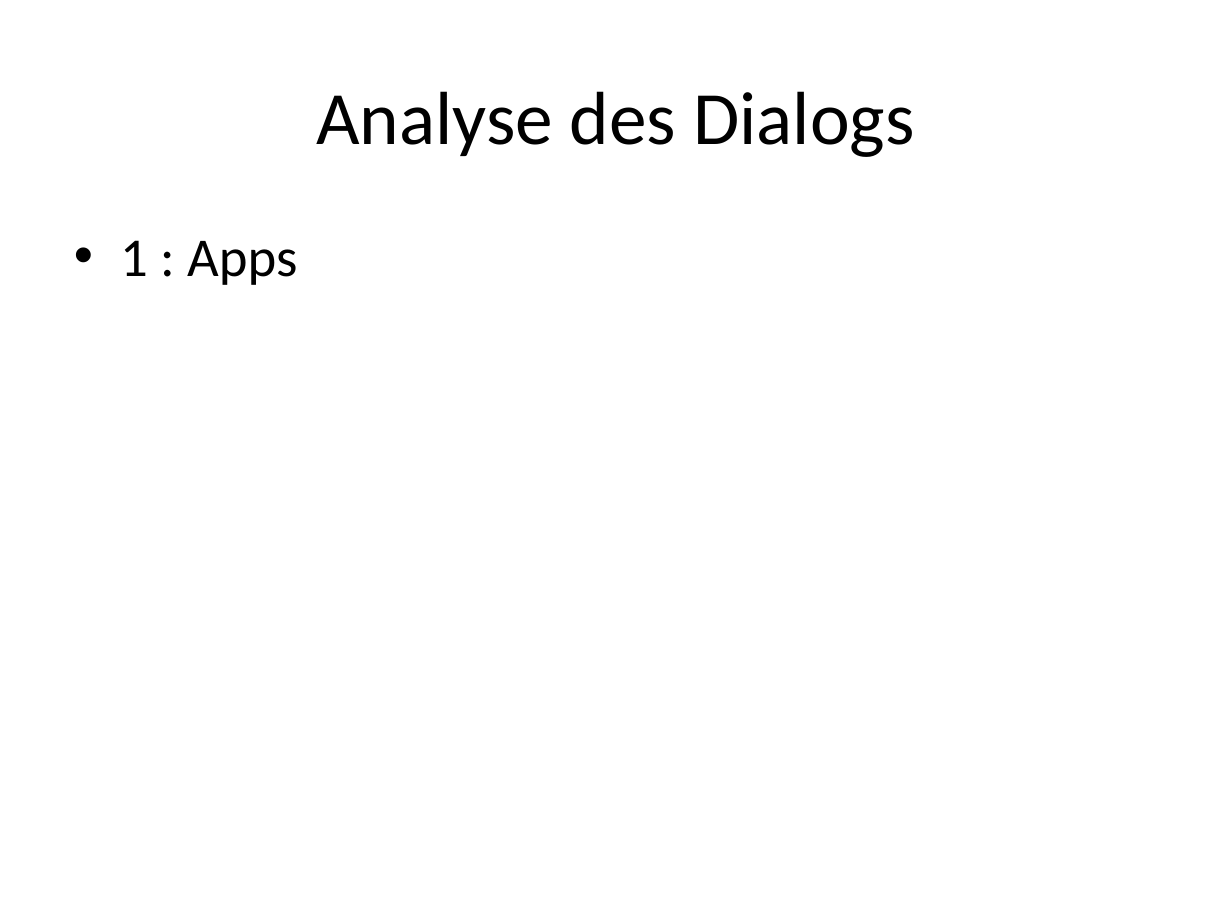
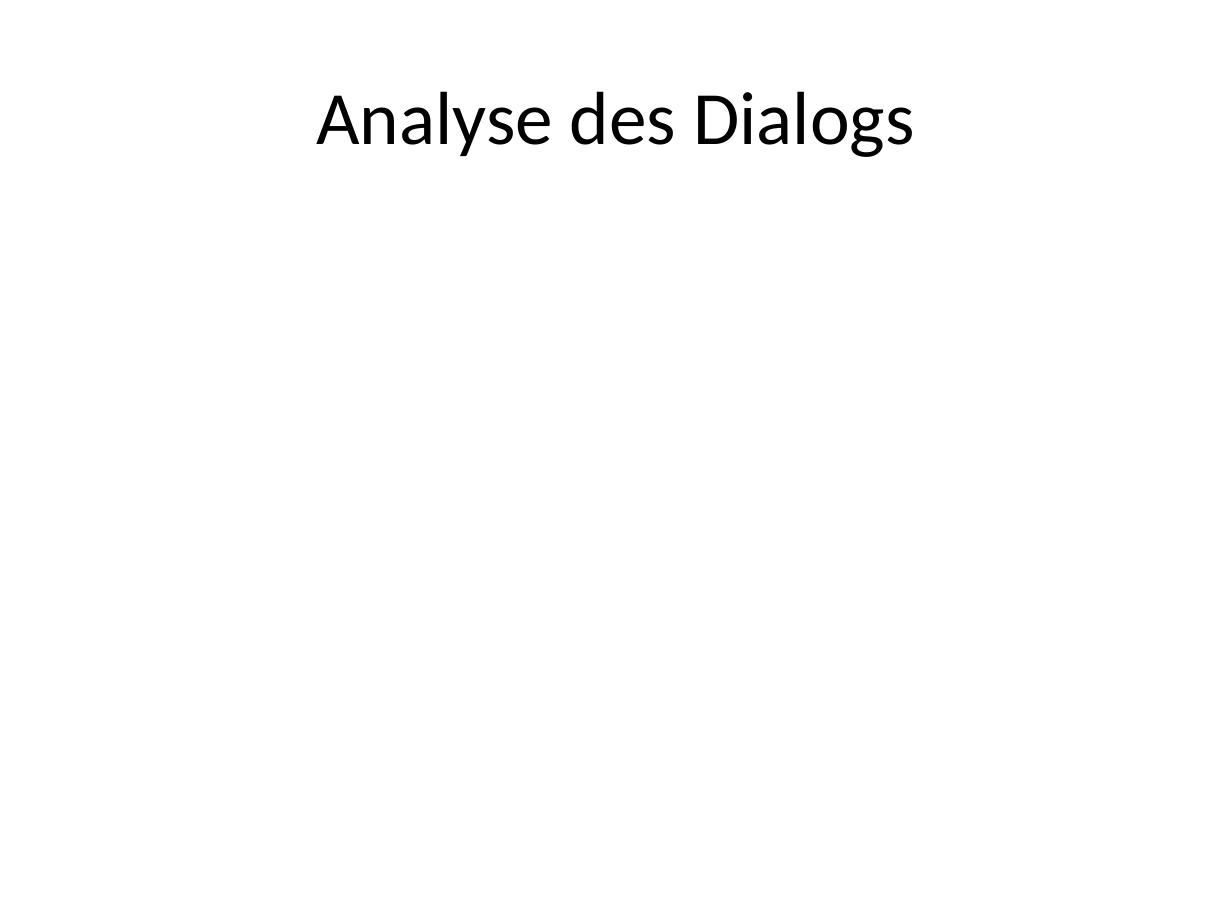
Before and after one commit to janhelmle/weiterbildung_fachinformatiker_ihk_projektantrag, a slide deck: slide 8 of praesentation/Projektpräsentation.pptx. Drawn at 1232x924 pixels with LibreOffice and Linux fonts; fonts in the diff are those of the drawing. Boxes give left, top, right and bottom in pixels: in the first picture for what was removed or moved away, otherwise in the second. Text is boxed around its words. In the diff, an @@ line names an element or a change of style, - is before the commit and + after.

```diff
--- a/praesentation/Projektpräsentation.pptx
+++ b/praesentation/Projektpräsentation.pptx
@@ text removed at (x1=120, y1=240, x2=297, y2=285) @@
-• 1 : Apps
```
Also in this commit, not shown: 3 other slides changed.
